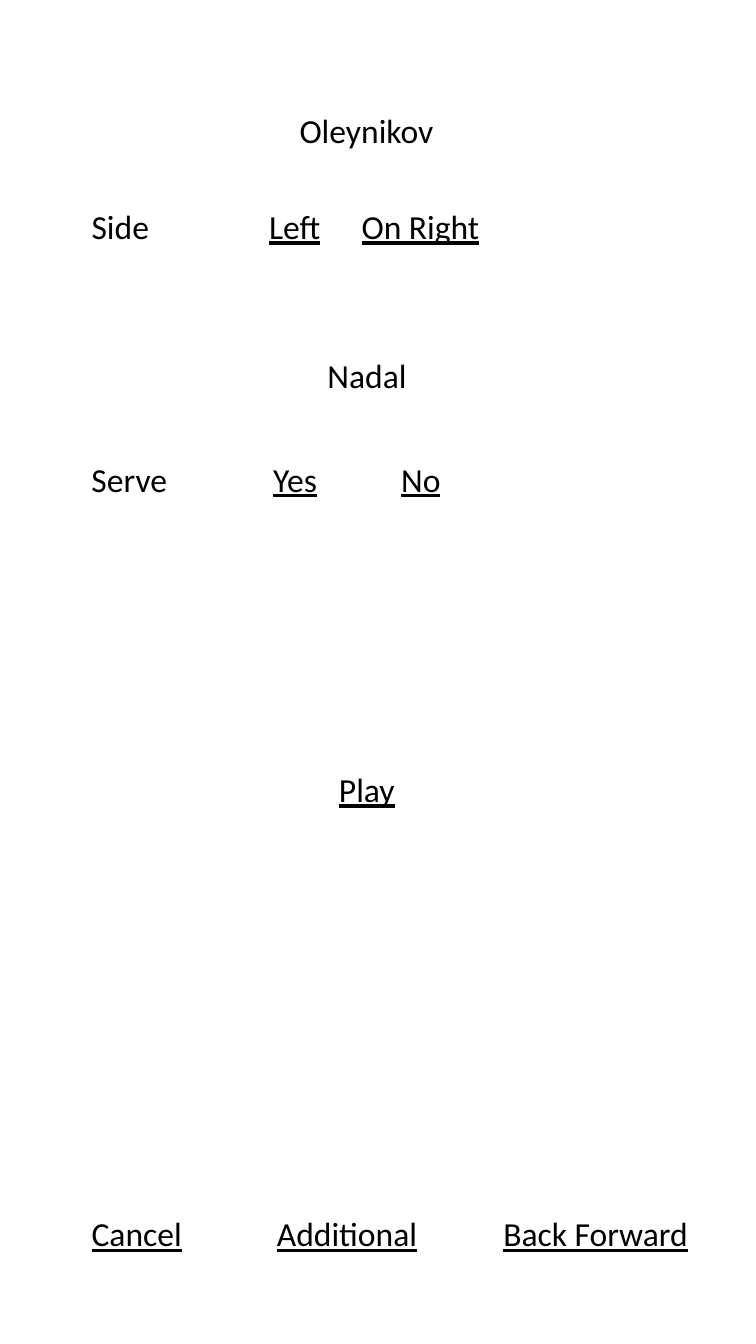
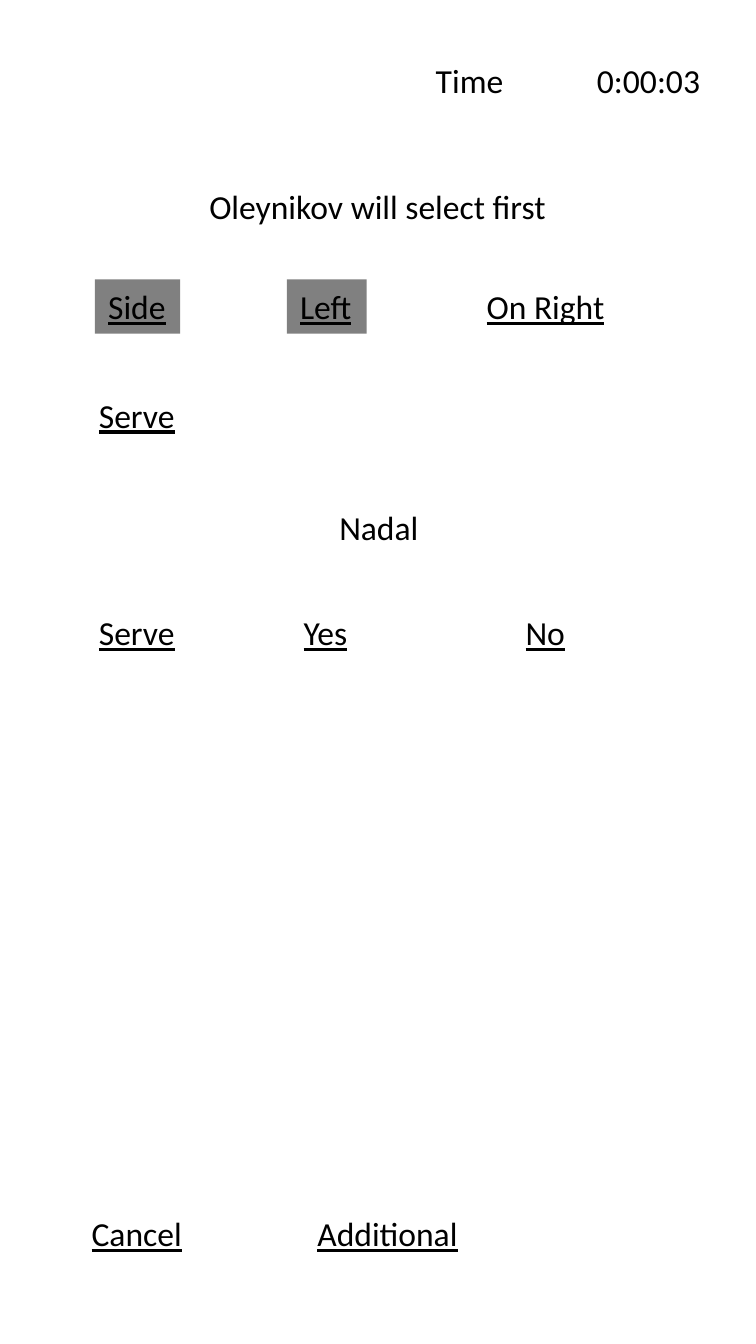
Before and after one commit to yuriyoleynikov/YoTennis, a slide deck: slide 14 of docs/UI.pptx (slide 13 before the commit). Drawn at 756x1344 pixels with LibreOffice and Linux fonts; fonts in the diff are those of the drawing. Boxes give left, top, right and bottom in pixels: in the first picture for what was removed or moved away, otherwise in the second. Text is boxed around its words. In the diff, an @@ line names an element or a change of style, - is before the commit and + after.

```diff
--- a/docs/UI.pptx
+++ b/docs/UI.pptx
@@ text added at (x1=436, y1=70, x2=504, y2=94), 18 pt, text #000000 @@
+Time
@@ text added at (x1=597, y1=71, x2=700, y2=94), 18 pt, text #000000 @@
+0:00:03
@@ text at (x1=209, y1=195, x2=546, y2=225): text changed @@
-Oleynikov
+Oleynikov will select first
@@ rectangle "Side" resized from (x1=92, y1=215, x2=149, y2=240) to (x1=96, y1=280, x2=180, y2=334) @@
@@ rectangle "Side" at (x1=96, y1=280, x2=180, y2=334): underline on; fill none to #808080 @@
@@ rectangle "Left" resized from (x1=269, y1=216, x2=320, y2=245) to (x1=287, y1=280, x2=366, y2=334) @@
@@ rectangle "Left" at (x1=287, y1=280, x2=366, y2=334): fill none to #808080 @@
@@ text "On Right" moved from (x1=362, y1=215, x2=479, y2=245) to (x1=487, y1=295, x2=604, y2=325) @@
@@ text "Serve" moved from (x1=91, y1=470, x2=167, y2=493) to (x1=99, y1=406, x2=175, y2=434) @@
@@ text "Serve" at (x1=99, y1=406, x2=175, y2=434): underline on @@
@@ text "Nadal" moved from (x1=327, y1=364, x2=406, y2=389) to (x1=339, y1=516, x2=418, y2=541) @@
@@ text added at (x1=99, y1=623, x2=175, y2=651), 18 pt, text #000000, underline @@
+Serve
@@ text "Yes" moved from (x1=273, y1=470, x2=317, y2=497) to (x1=304, y1=623, x2=348, y2=651) @@
@@ text "No" moved from (x1=401, y1=470, x2=440, y2=497) to (x1=526, y1=623, x2=565, y2=651) @@
@@ text removed at (x1=339, y1=778, x2=395, y2=808) @@
-Play
@@ text "Additional" moved from (x1=277, y1=1222, x2=417, y2=1252) to (x1=317, y1=1222, x2=457, y2=1252) @@
@@ text removed at (x1=503, y1=1222, x2=688, y2=1252) @@
-Back Forward
```
Also in this commit, not shown: 9 other slides changed, 77 slides added, 4 slides removed.
